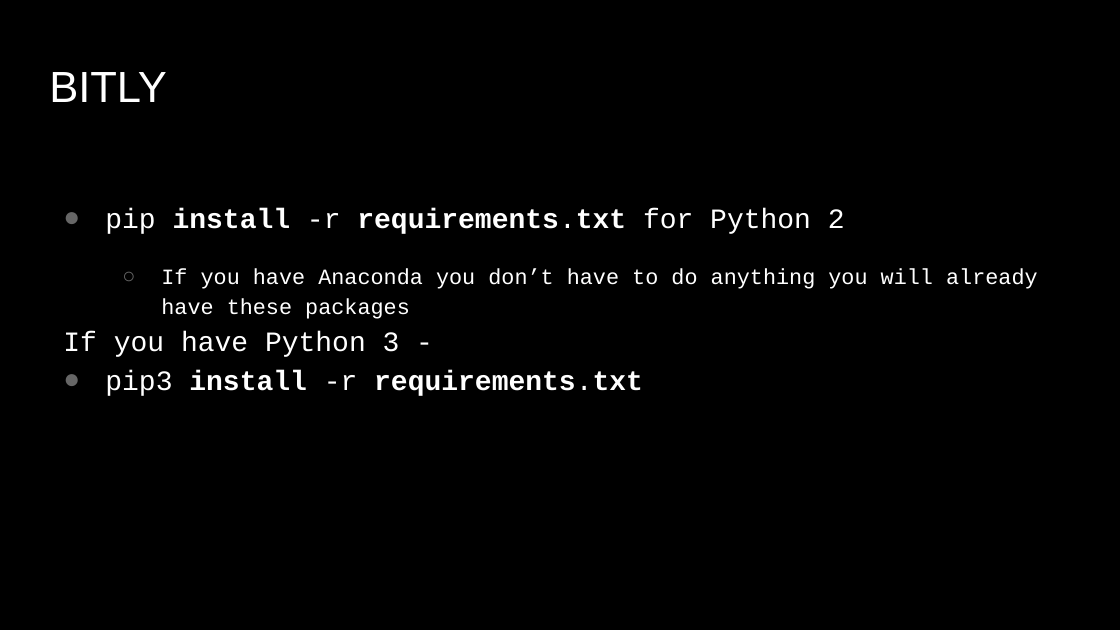
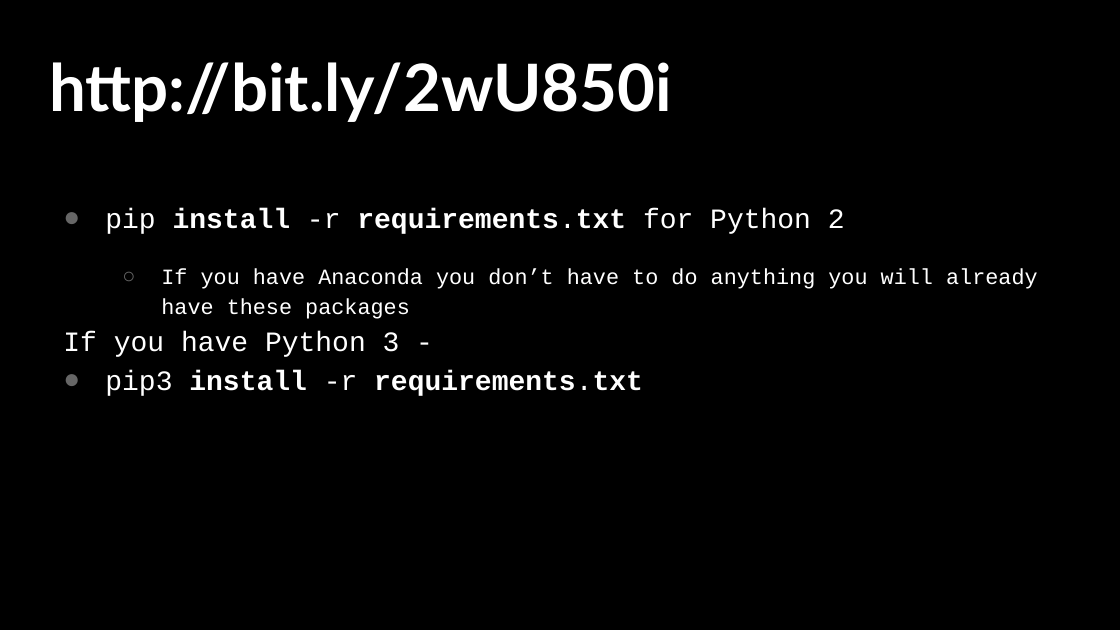
Before and after one commit to monipip3/wwcdc, a slide deck: slide 6 of pandas/WWCD_Pandas.pptx. Drawn at 1120x630 pixels with LibreOffice and Linux fonts; fonts in the diff are those of the drawing. Boxes give left, top, right and bottom in pixels: in the first picture for what was removed or moved away, otherwise in the second. Text is boxed around its words. In the diff, an @@ line names an element or a change of style, - is before the commit and + after.

```diff
--- a/pandas/WWCD_Pandas.pptx
+++ b/pandas/WWCD_Pandas.pptx
@@ title at (49,62,672,122): text changed; size 28 to 42 pt; font Arial to Lato; bold on @@
-BITLY
+http://bit.ly/2wU850i
```
Also in this commit, not shown: 3 other slides changed.
